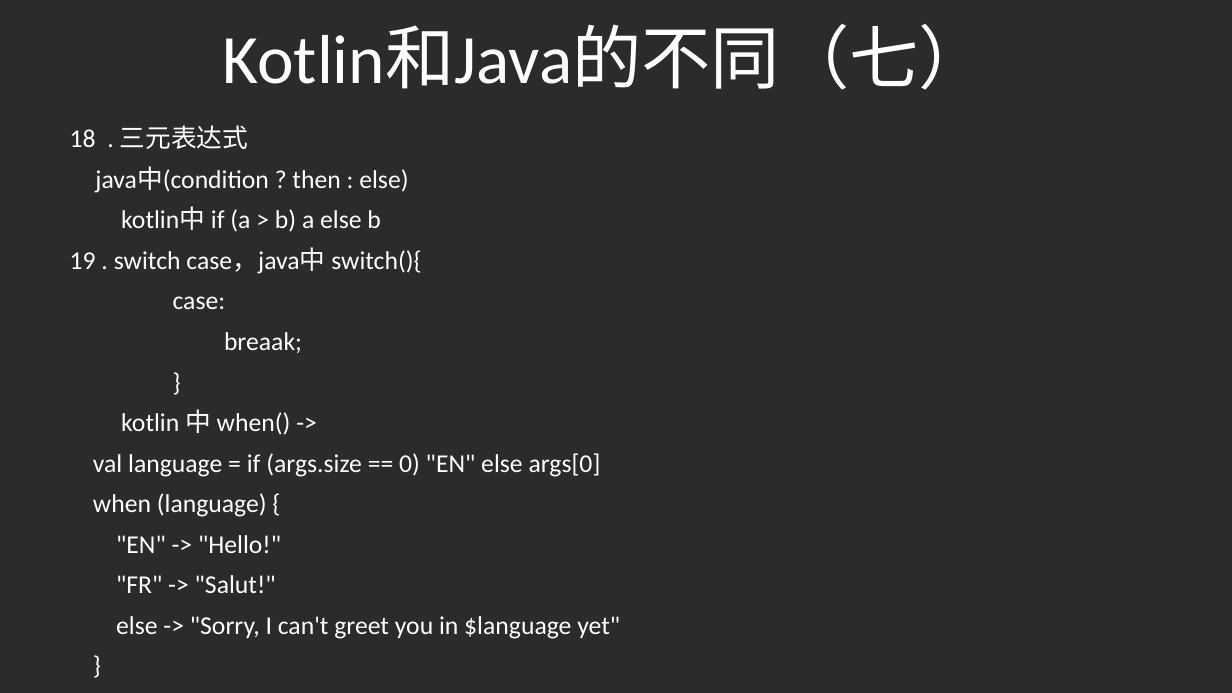
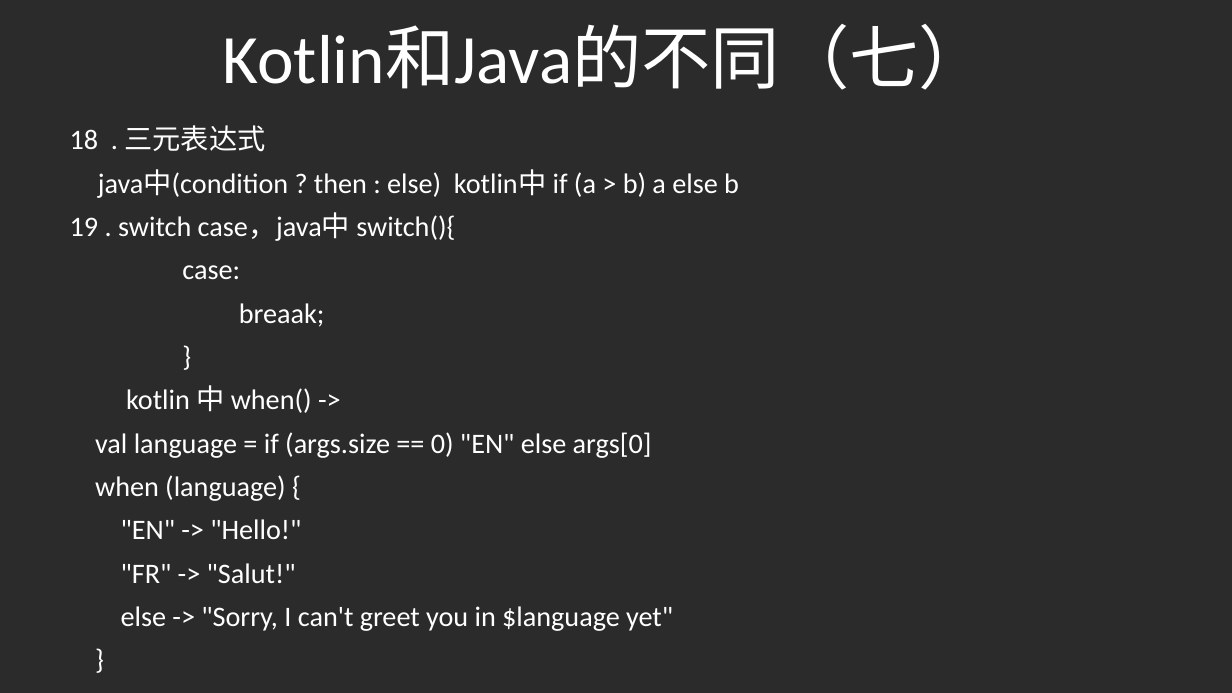
Before and after one commit to gaoleicoding/HelloKotlin, a slide deck: slide 11 of KotlinApp/Kotlin分享.pptx. Drawn at 1232x693 pixels with LibreOffice and Linux fonts; fonts in the diff are those of the drawing; background and template pictures are left out; a plain dark background stands for a picture behind light text. Boxes give left, top, right and bottom in pixels: in the first picture for what was removed or moved away, otherwise in the second. Text is boxed around its words. In the diff, an @@ line names an element or a change of style, - is before the commit and + after.

```diff
--- a/KotlinApp/Kotlin分享.pptx
+++ b/KotlinApp/Kotlin分享.pptx
@@ subtitle at (x1=70, y1=125, x2=673, y2=631): size 20 to 22 pt in "18 . 三元表达式", "19 . switch case，java中 switch(){", "case:", "breaak;" and 8 more places @@
@@ subtitle at (x1=98, y1=169, x2=739, y2=198): text changed; size 20 to 22 pt @@
-java中(condition ? then : else)
-kotlin中 if (a > b) a else b
+java中(condition ? then : else) kotlin中 if (a > b) a else b
```
Also in this commit, not shown: 3 other slides changed, 4 other files.
